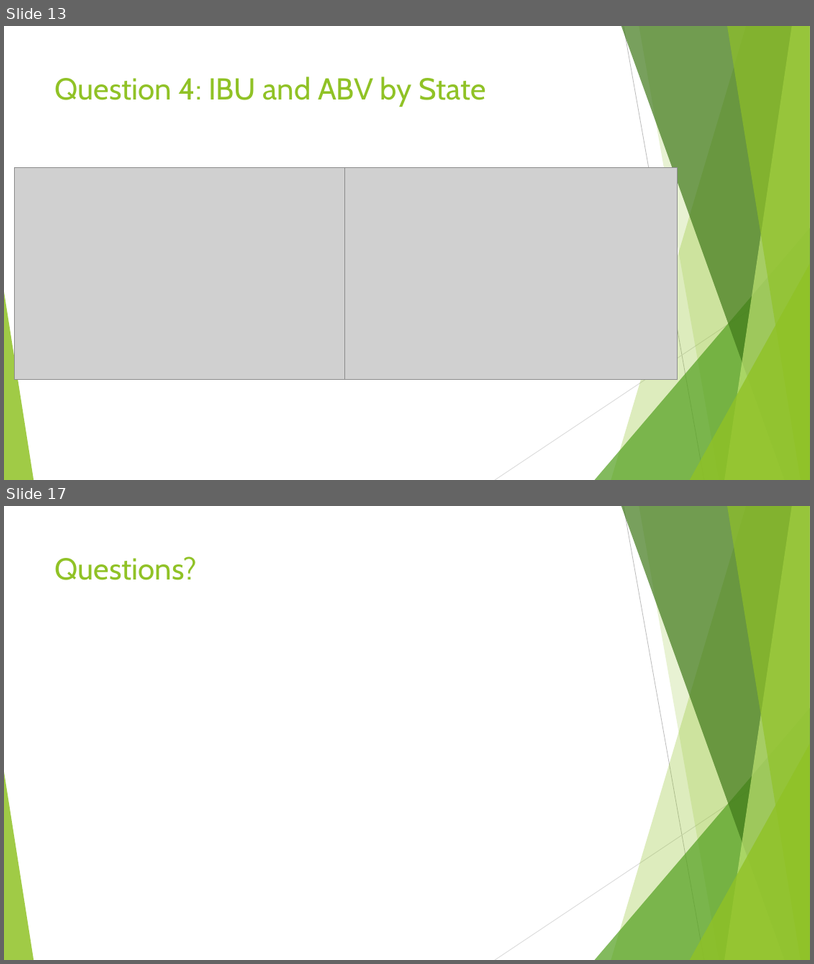
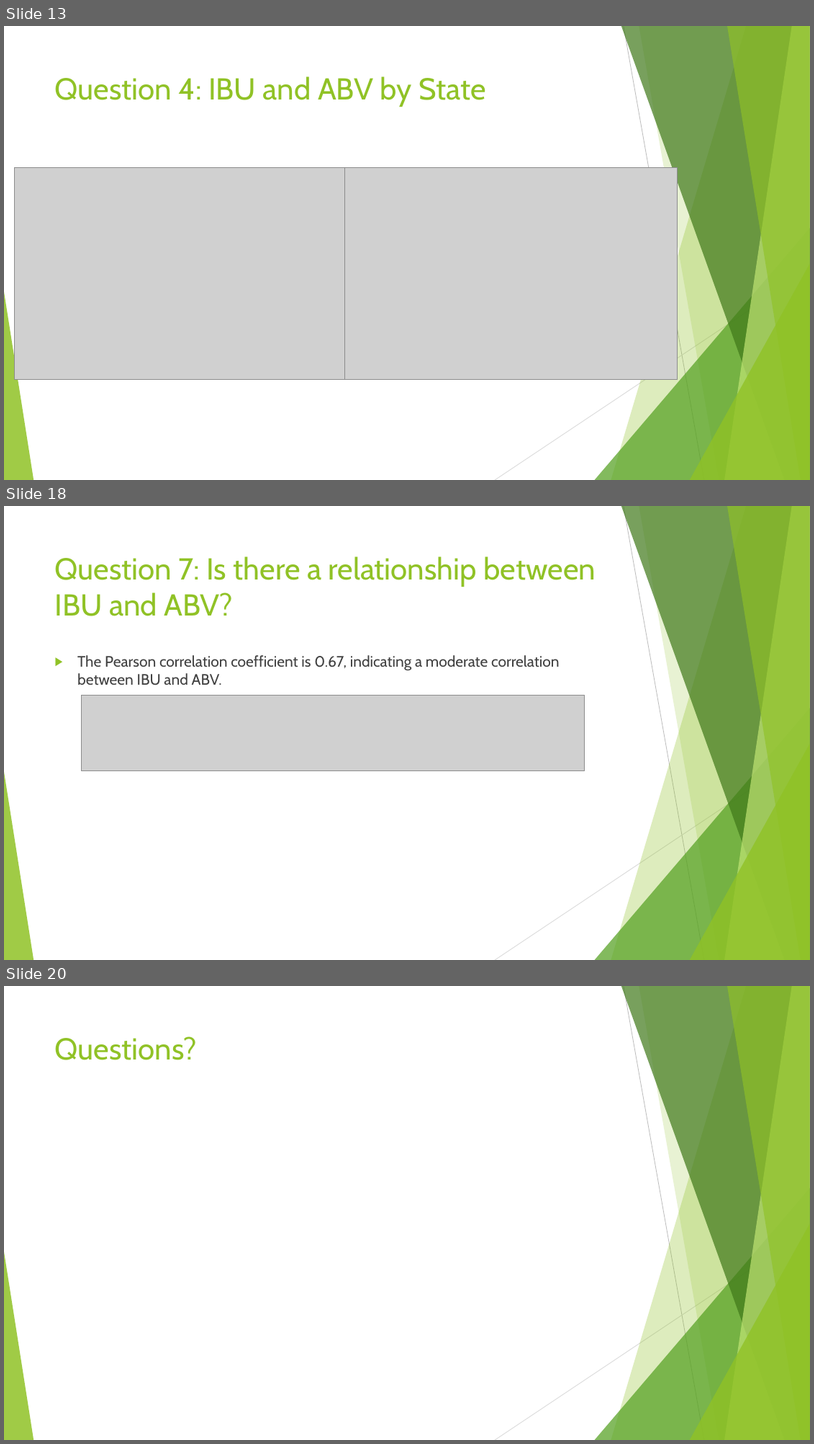
Before and after one commit to vazquezs123/DATA_SCIENCE_CS01, a slide deck: Breweries and Beer Study.pptx. Shown one above the other, each under a label of ours: slides 13 and 17 before the commit, slides 13, 18 and 20 after it; the slides between them are not shown. The pictures are 814x964 and 814x1444 pixels, drawn with LibreOffice and Linux fonts; fonts in the diff are those of the drawing; grey boxes stand for pictures. Boxes give left, top, right and bottom in pixels: in the first picture for what was removed or moved away, otherwise in the second. Text is boxed around its words. In the diff, an @@ line names an element or a change of style, - is before the commit and + after.

```diff
--- a/Breweries and Beer Study.pptx
+++ b/Breweries and Beer Study.pptx
@@ slide 18 added at bbox=[4, 506, 810, 960], background #FFFFFF; not listed: 10 template elements that a slide beside it also shows @@
@@ title added at bbox=[55, 556, 596, 616], 36 pt, text #90C226 @@
+Question 7: Is there a relationship between IBU and ABV?
@@ text added at bbox=[77, 655, 559, 685], 18 pt, text #404040 @@
+▶ The Pearson correlation coefficient is 0.67, indicating a moderate correlation between IBU and ABV.
@@ picture added at bbox=[82, 695, 585, 770] @@
@@ what was slide 17 is now slide 20 @@
```
Also in this commit, not shown: 5 slides changed, 2 other slides added, 9 other files.
